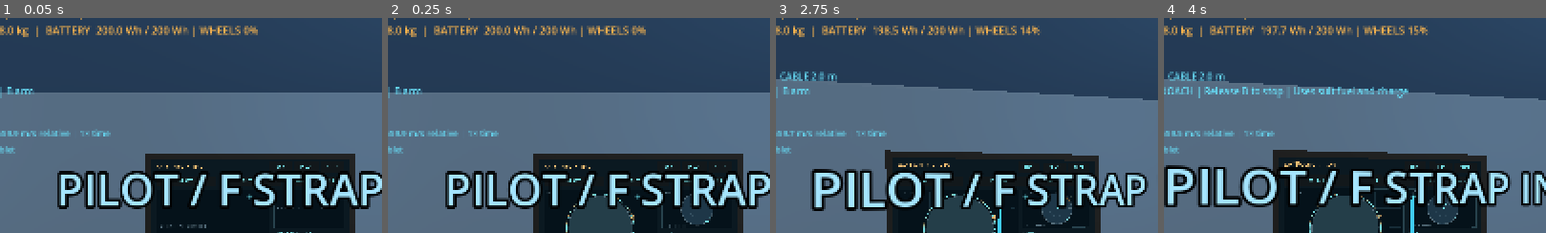
Above: before the commit, frames 1-4 (left to right).
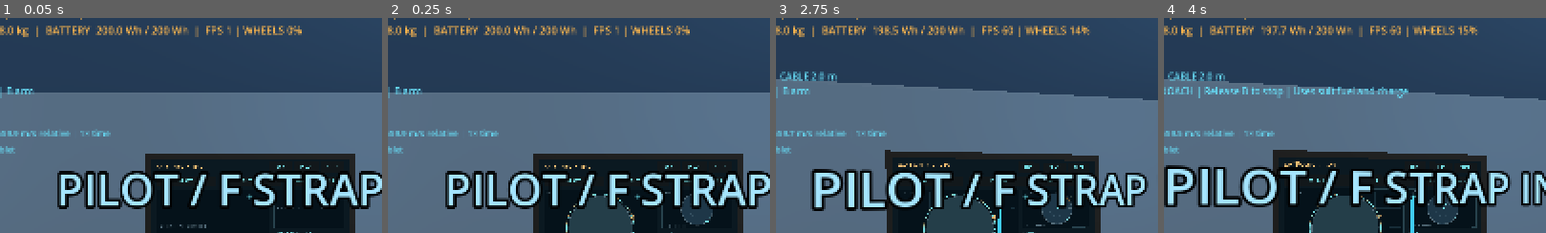
Above: after the commit, the same moments.

Repository: Conrad-N/Wayfarer
Game: Godot game, scene res://scenes/main.tscn
Same seed, same stepped clock (60 frames per second), same inputs: the game is played once before the commit and once after it.
Inputs (mouse positions are % of the whole screen's width and height, from its top left):
- Up to frame 1 (0.05 s): no input
- Up to frame 2 (0.25 s): no input
- Up to frame 3 (2.75 s): tap Enter at 0.5 s; move the mouse to (55, 50) at 0.52 s; hold Z (freelook) 0.53-1.28 s; hold W (move_forward) from 0.53 s (still down); click (55, 50) at 0.67 s; move the mouse to (45, 50) at 1.27 s; tap R (grapple_reel_in) at 1.35 s; move the mouse to (52, 48) at 2.02 s; tap T (grapple_reel_out) at 2.1 s
- Up to frame 4 (4 s): keep holding W (move_forward); move the mouse to (49, 52) at 2.77 s; tap F (interact) at 2.85 s; click (49, 52) at 2.92 s; move the mouse to (57, 51) at 3.52 s; hold B (magnetic_boots) from 3.53 s (still down)
The pictures show only the part of the screen within x 17-67%, y 8-58%; the shares and areas given below are measured in that part.

The runs differ from the first frame. In frame 1, 0.9% of the frame differs, in the area x 50-79%, y 3-9%; in frame 2, 0.9%; in frame 3, 1.0%, in the area x 50-82%, y 3-9%; in frame 4, 1.0%.

Commit message:
hud: add FPS readout to the supplies line (T6)
Appends '| FPS %d' with Engine.get_frames_per_second() to the
PROPELLANT/BATTERY label update in main.gd. Verified: game ran on the
desktop display, F12 captured godot/build/screens/
wayfarer_2026-09-11T19-14-47_2876944.png, and the run logged no script
errors (a format mismatch would fire every frame); quick suite green.
This model cannot view images, so Conrad should eyeball the screenshot.

Diff:
--- a/godot/scripts/world/main.gd
+++ b/godot/scripts/world/main.gd
@@ -94,9 +94,10 @@
 		_player.linear_velocity.length(), rad_to_deg(_player.angular_velocity.length()),
 		brake_hint, capture_hint
 	]
-	_supplies.text = "PROPELLANT  %.3f kg / %.1f kg  |  BATTERY  %.1f Wh / %.0f Wh" % [
+	_supplies.text = "PROPELLANT  %.3f kg / %.1f kg  |  BATTERY  %.1f Wh / %.0f Wh  |  FPS %d" % [
 		_player.suit.propellant_kg, SuitResources.PROPELLANT_CAPACITY_KG,
-		_player.suit.battery_energy_j / 3600.0, SuitResources.BATTERY_CAPACITY_J / 3600.0
+		_player.suit.battery_energy_j / 3600.0, SuitResources.BATTERY_CAPACITY_J / 3600.0,
+		Engine.get_frames_per_second()
 	]
 	var warnings: PackedStringArray = []
 	if _player.suit.propellant_kg <= 0.0:
Not shown, changed: docs/12-small-tasks.md
